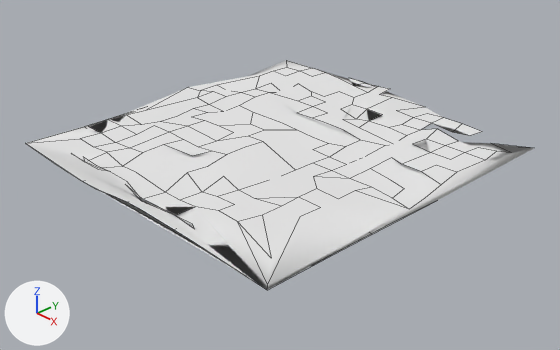
The Blender file assets/models/debris/debris.blend: old version first, new version second.
Before and after are seen from a 50 mm camera at (1.444, -1.354, 0.872) aimed at (0.025, -0.019, -0.084). Arrows for +X, +Y and +Z are at lower left; the lights stay in place. Mesh edges are drawn as thin lines.
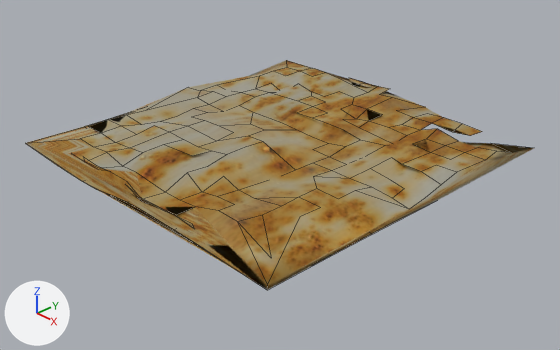
What differs and where, as boxes [x1, y1, x2, y2] in the pictures (560 x 350 px):
'Cube', surface changed (white to brown)
    both: [26, 60, 534, 290]

The change, as a list of edits to the scene's bpy script:
```text
Add img_rusty_metal_02_diff_1k_jpg:
    img_rusty_metal_02_diff_1k_jpg = load_image('rusty_metal_02_diff_1k.jpg', 'rusty_metal_02_diff_1k.jpg', 1024, 1024, 'sRGB')
Change mat_material_001:
    remove mat_material_001.base_color = (0.8, 0.8, 0.8)  # white #e7e7e7
    mat_material_001: diffuse_material('Material.001') -> principled_material('Material.001')
    add mat_material_001.texture = img_rusty_metal_02_diff_1k_jpg
    mat_material_001.metallic: 0.0 -> 0.4
    mat_material_001.roughness: 0.5 -> 0.7
Change me_cube_001:
    where me_cube_001.from_pydata(...)  # 337 vertices, 111 faces; spans x -0.52..0.5, y -0.5..0.51, z -5.73..4.93
    used by ob_cube; location = (0.0, 0.0, 0.0); scale = (1.0, 1.0, 0.01)
    me_cube_001 part 1: texture (UV) coordinates of 81 of 111 faces, centred in x -0.46..0.46, y -0.49..0.48, z -0.21..4.15, changed; they spanned u 0.38..0.88, v 0.5..0.75 and now span u 0.44..0.83, v 0.5..0.75
```
